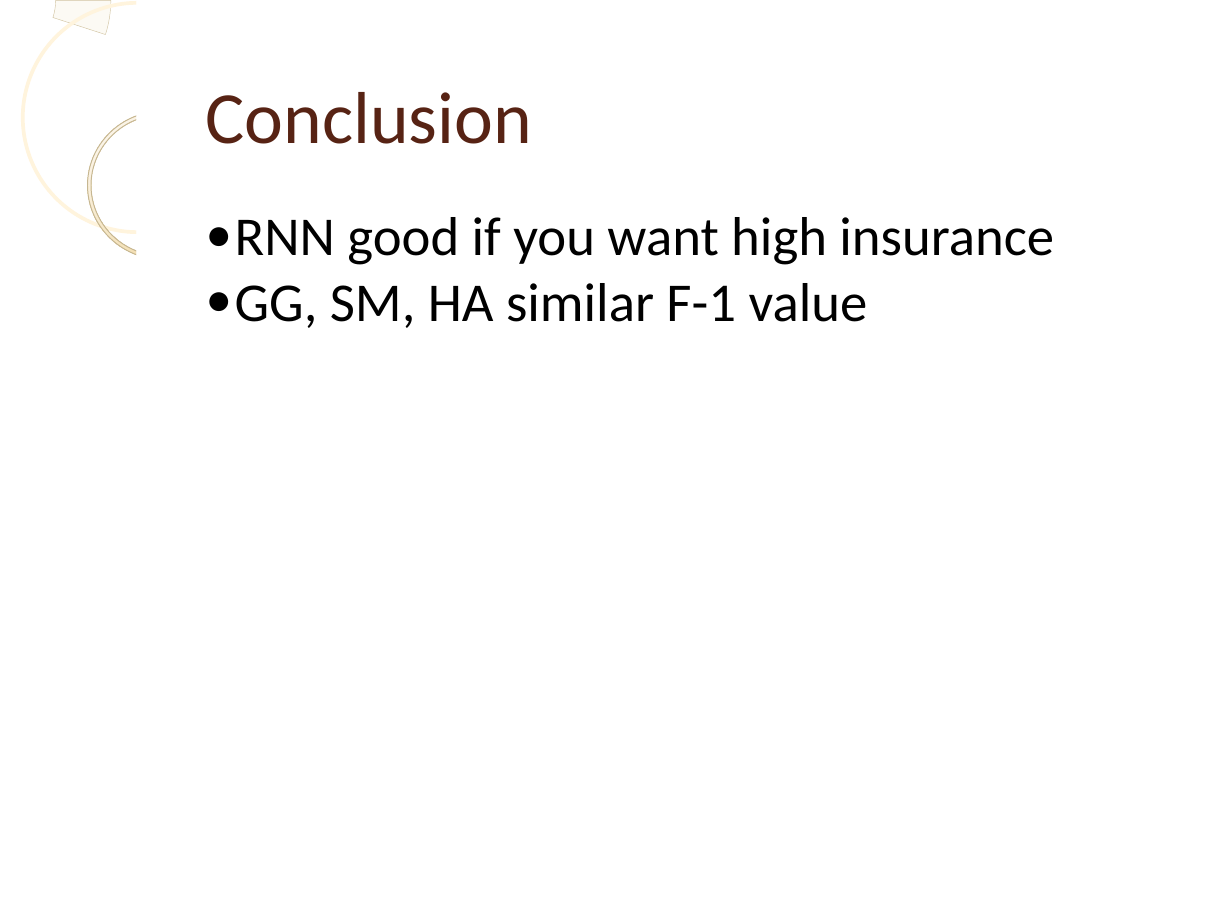
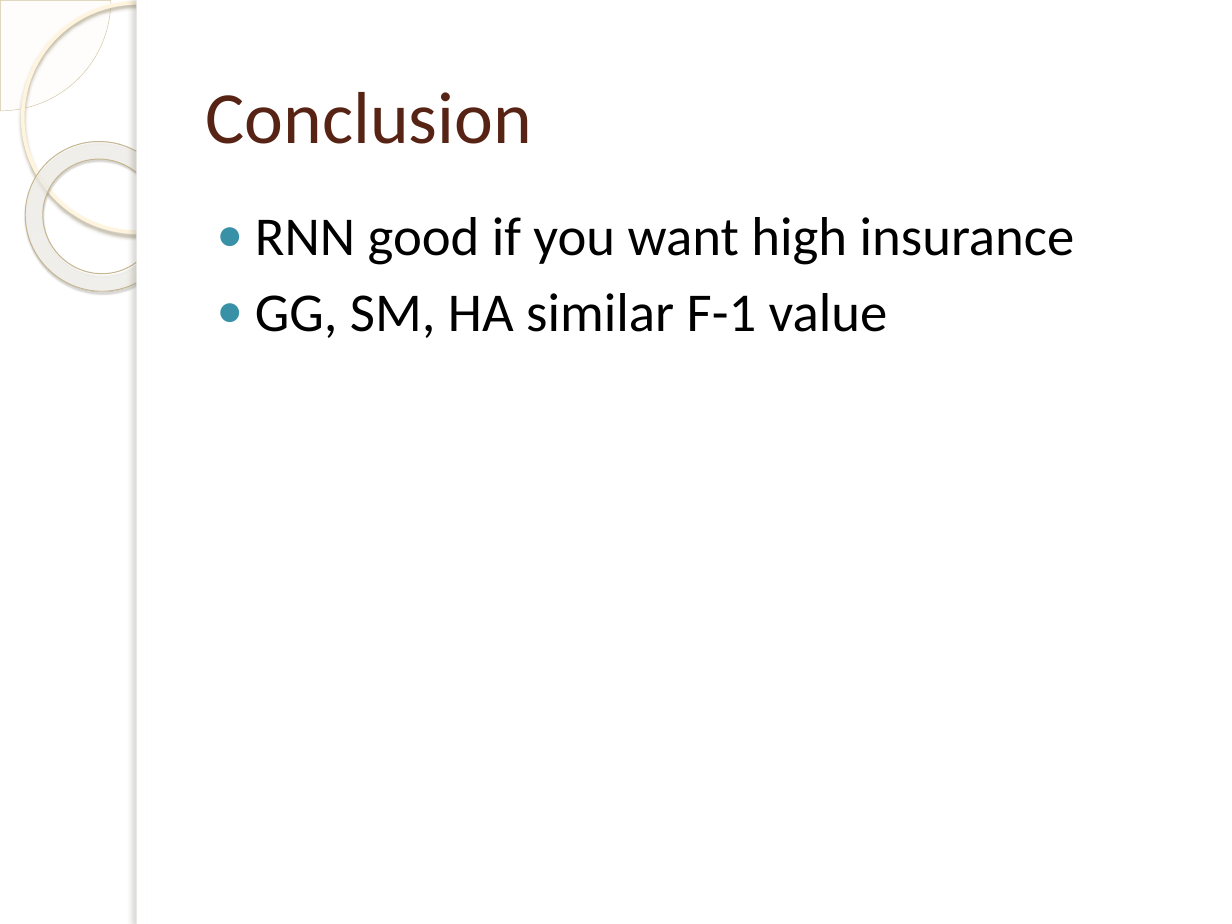
Before and after one commit to laurita/SimilaritySearch-project, a slide deck: slide 12 of presentation/presentation.pptx (slide 11 before the commit). Drawn at 1232x924 pixels with LibreOffice and Linux fonts; fonts in the diff are those of the drawing; background and template pictures are left out. Boxes give left, top, right and bottom in pixels: in the first picture for what was removed or moved away, otherwise in the second. Text is boxed around its words. In the diff, an @@ line names an element or a change of style, - is before the commit and + after.

```diff
--- a/presentation/presentation.pptx
+++ b/presentation/presentation.pptx
@@ arch (boxed as its full ring) removed at <box>0,0,111,111</box> @@
@@ pie slice (boxed as its full ellipse) added at <box>0,0,111,111</box>, fill #FEFAF4 at 33% opacity, outline #D3C39F 0.25 pt @@
@@ ellipse at <box>22,2,251,232</box>: outline #FFF4DD 2.15 pt to #FFF5DE 2.15 pt; shadow on @@
@@ rectangle at <box>137,0,147,924</box>: shadow on @@
@@ donut at <box>0,111,206,322</box>: fill gradient #FEFAF6 to #EED18E to gradient #FFFCF6 to #FFFEFB to #F0D28E; outline #C6B792 0.57 pt to #C7B893 0.58 pt; shadow on; proportions changed; rotation 0 to 38 degrees @@
@@ text "RNN good if you want ..." at <box>255,217,1075,338</box>: indent changed; more space between paragraphs @@
```
Also in this commit, not shown: 8 other slides changed, 4 slides added, 3 slides removed, 10 other files.
